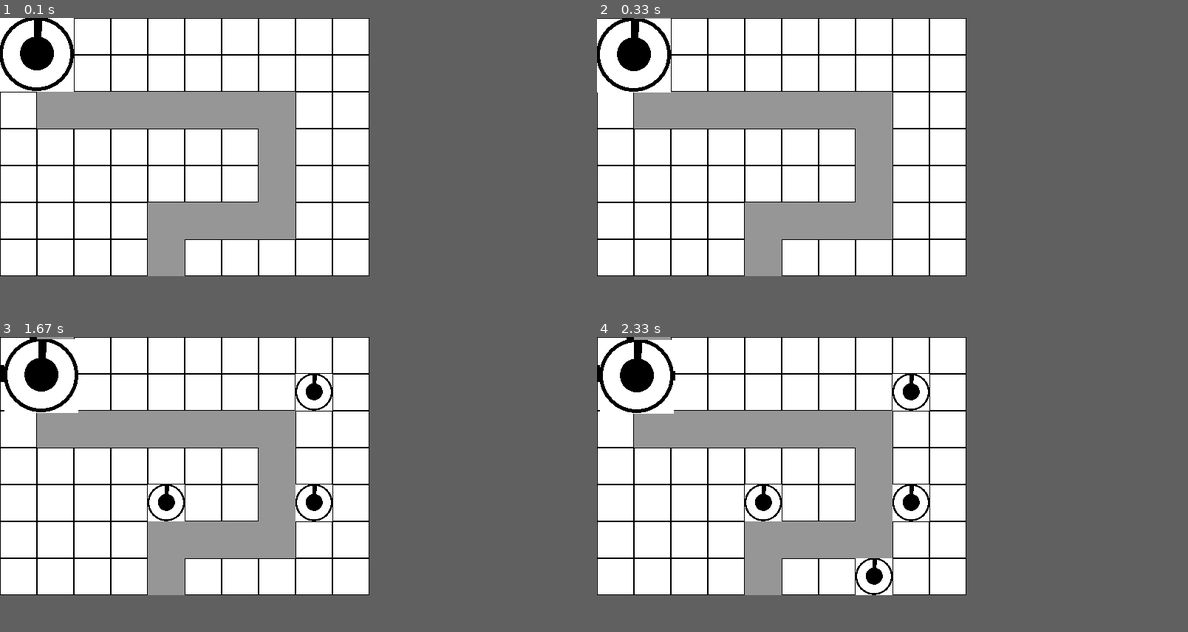
Above: before the commit, frames 1-4 (two rows, left to right).
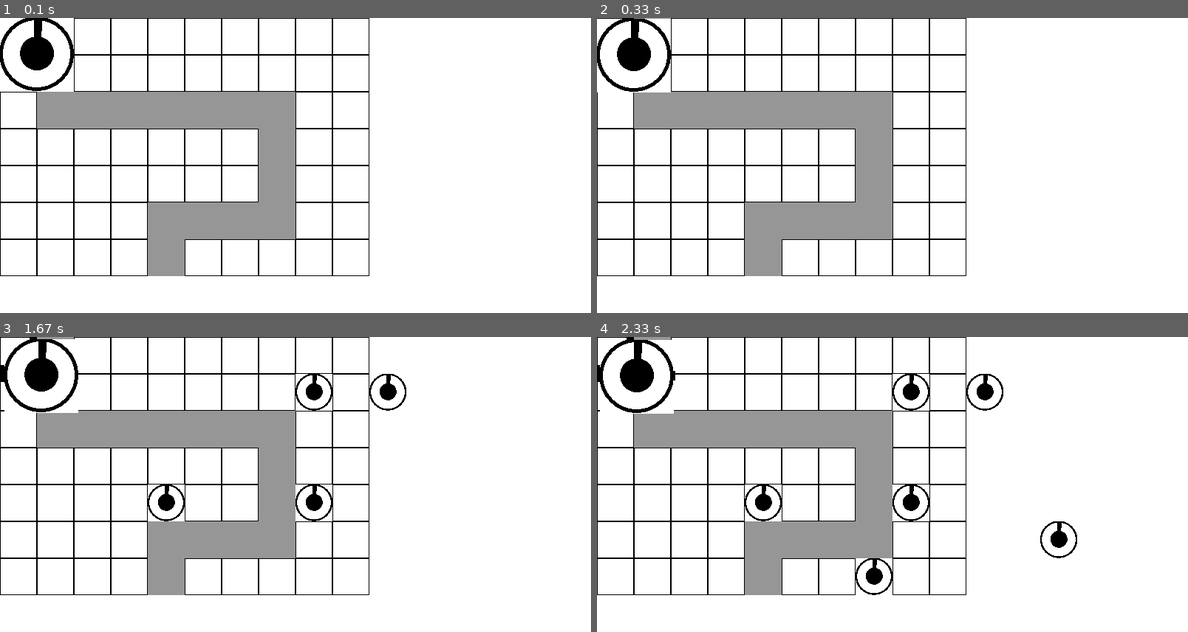
Above: after the commit, the same moments.

Repository: SourceOfPhi/PygameTD
Game: pygame game, started from main.py
The game is run twice, just before and just after one commit, with the same random seed, the same clock (stepped at 60 frames per second) and the same inputs.
Inputs (mouse positions are in pixels of both pictures, inside the frame that each line leads up to):
- Up to frame 1 (0.1 s): no input
- Up to frame 2 (0.33 s): no input
- Up to frame 3 (1.67 s): click (295, 484) at 0.38 s; click (153, 487) at 0.72 s; click (384, 381) at 1.05 s; click (307, 384) at 1.38 s
- Up to frame 4 (2.33 s): click (862, 561) at 1.75 s; click (1046, 531) at 2.22 s
In our replay, the window is 500x350 before the commit and 800x400 after it. These sizes can differ from the game's own. Grey fills any space a smaller window leaves; there, only what the larger window draws over its background counts as a difference.

The runs differ from the first frame. In frame 1, only the window size differs. In frame 2, only the window size differs. In frame 3, 0.3% of the frame differs, in the area x 62-69%, y 12-25%; in frame 4, 0.5%, in the area x 62-82%, y 12-75%.

Commit message:
Remove grid from main

Diff:
--- a/main.py
+++ b/main.py
@@ -1,53 +1,12 @@
 import pygame
 from pathlib import Path
 from enemy import Enemy
+from grid import Grid
 from levelparser import Level, LevelParser
 from game_object import GameObject
 
 # --- global constants ---
 SCREEN_SIZE = (800, 400)
-
-
-class Grid():
-    cell_width: int = 50
-
-    def __init__(self, level: Level) -> None:
-        self.cell_cnt_x = level.col_cnt  # int(SCREEN_SIZE[0] / cell_width)
-        self.cell_cnt_y = level.row_cnt  # int(SCREEN_SIZE[1] / cell_width)
-
-        self.blocked_cells: list[tuple[int, int]] = level.blocked_positions
-        self.path_cells = level.blocked_positions
-        print(self.blocked_cells)
-
-        global SCREEN_SIZE
-        SCREEN_SIZE = (Grid.cell_width * self.cell_cnt_x,
-                       Grid.cell_width * self.cell_cnt_y)
-
-    @staticmethod
-    def pos_to_cell(pos: tuple[int, int]) -> tuple[int, int]:
-        return (int(pos[0] / Grid.cell_width), int(pos[1] / Grid.cell_width))
-
-    @staticmethod
-    def cell_to_pos(cell_pos: tuple[int, int]) -> tuple[int, int]:
-        return(cell_pos[0] * Grid.cell_width, cell_pos[1] * Grid.cell_width)
-
-    def block_on_grid(self, cell_pos: tuple[int, int]):
-        if not cell_pos in self.blocked_cells:
-            self.blocked_cells.append(cell_pos)
-
-    def is_blocked(self, cell_pos: tuple[int, int]):
-        return cell_pos in self.blocked_cells
-
-    def draw(self, screen: pygame.Surface):
-        for y in range(self.cell_cnt_y):
-            for x in range(self.cell_cnt_x):
-                width = 1
-                color = (0, 0, 0)
-                if (x, y) in self.path_cells:
-                    width = 0
-                    color = (150, 150, 150)
-                cell_pos = (x * Grid.cell_width, y * Grid.cell_width)
-                pygame.draw.rect(screen, color, pygame.Rect(cell_pos, (Grid.cell_width, Grid.cell_width)), width=width)
 
 
 class Turret(GameObject):
